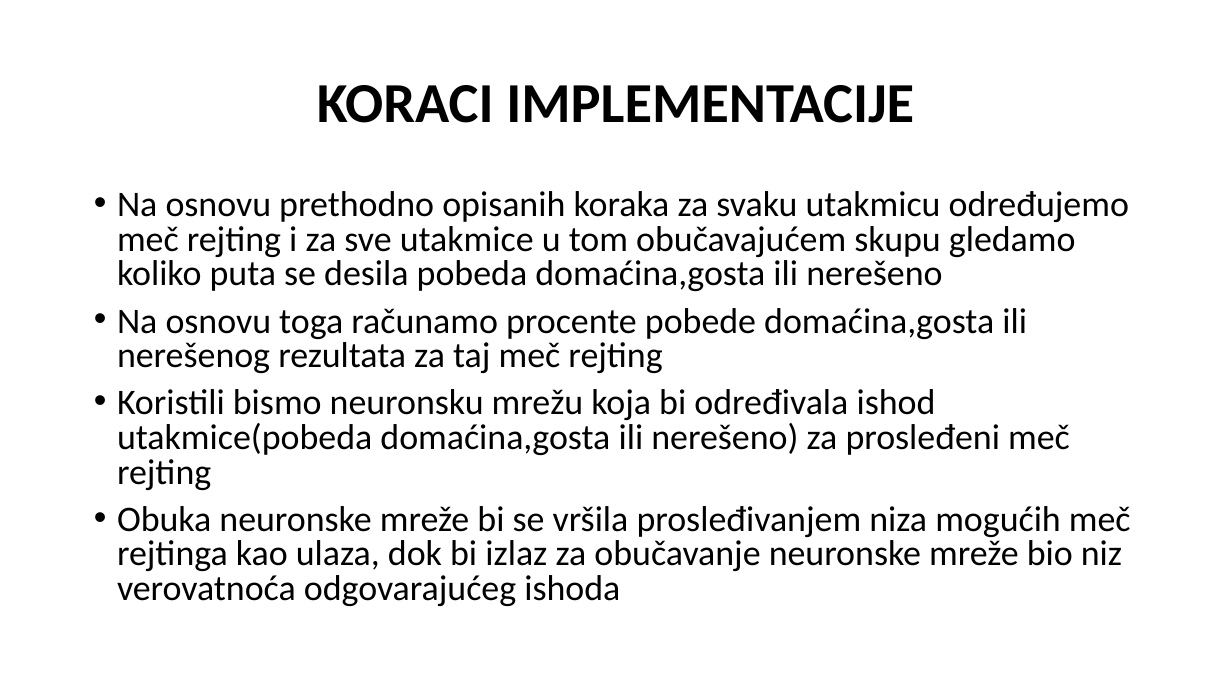
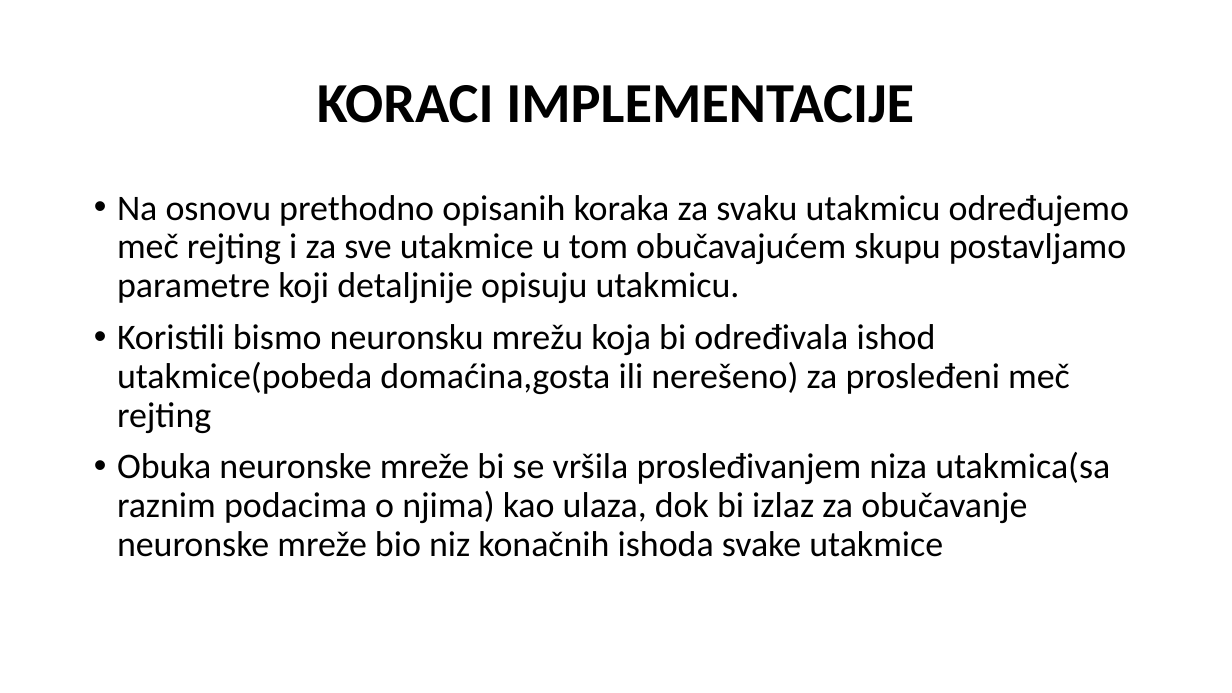
Before and after one commit to nemanjarogic/handball-betting-prediction, a slide deck: slide 13 of presentation-handball-betting.pptx. Drawn at 1232x693 pixels with LibreOffice and Linux fonts; fonts in the diff are those of the drawing. Boxes give left, top, right and bottom in pixels: in the first picture for what was removed or moved away, otherwise in the second. Text is boxed around its words. In the diff, an @@ line names an element or a change of style, - is before the commit and + after.

```diff
--- a/presentation-handball-betting.pptx
+++ b/presentation-handball-betting.pptx
@@ text at (117,195,1129,303): text changed @@
-• Na osnovu prethodno opisanih koraka za svaku utakmicu određujemo meč rejting i za sve utakmice u tom obučavajućem skupu gledamo koliko puta se desila pobeda domaćina,gosta ili nerešeno
-• Na osnovu toga računamo procente pobede domaćina,gosta ili nerešenog rezultata za taj meč rejting
+• Na osnovu prethodno opisanih koraka za svaku utakmicu određujemo meč rejting i za sve utakmice u tom obučavajućem skupu postavljamo parametre koji detaljnije opisuju utakmicu.
@@ text at (117,324,1070,433): line spacing 0.8 to 0.9 @@
@@ text at (117,452,1110,557): text changed @@
-• Obuka neuronske mreže bi se vršila prosleđivanjem niza mogućih meč rejtinga kao ulaza, dok bi izlaz za obučavanje neuronske mreže bio niz verovatnoća odgovarajućeg ishoda
+• Obuka neuronske mreže bi se vršila prosleđivanjem niza utakmica(sa raznim podacima o njima) kao ulaza, dok bi izlaz za obučavanje neuronske mreže bio niz konačnih ishoda svake utakmice
```
Also in this commit, not shown: 1 other slide changed, 4 other files.
